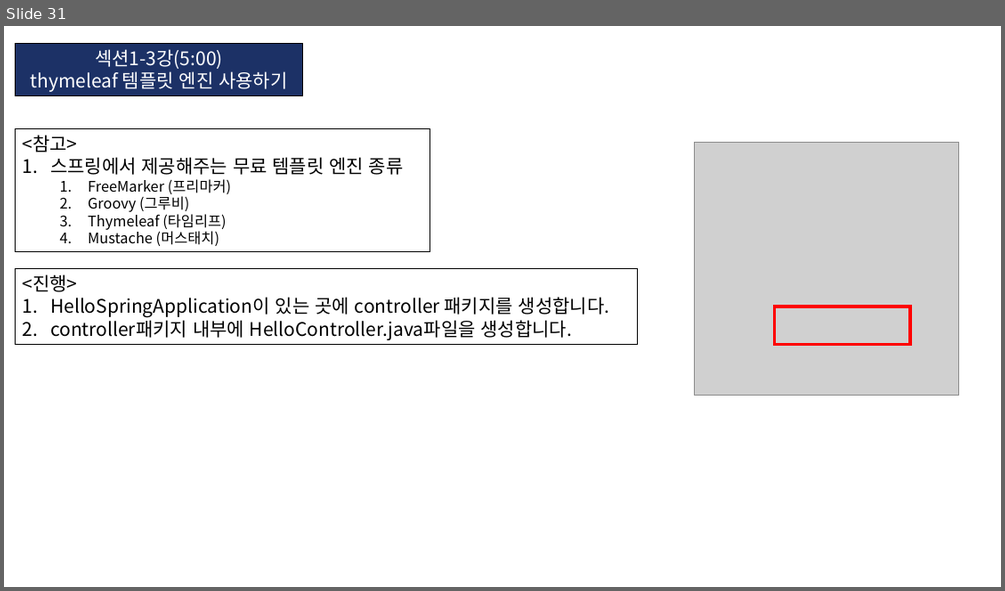
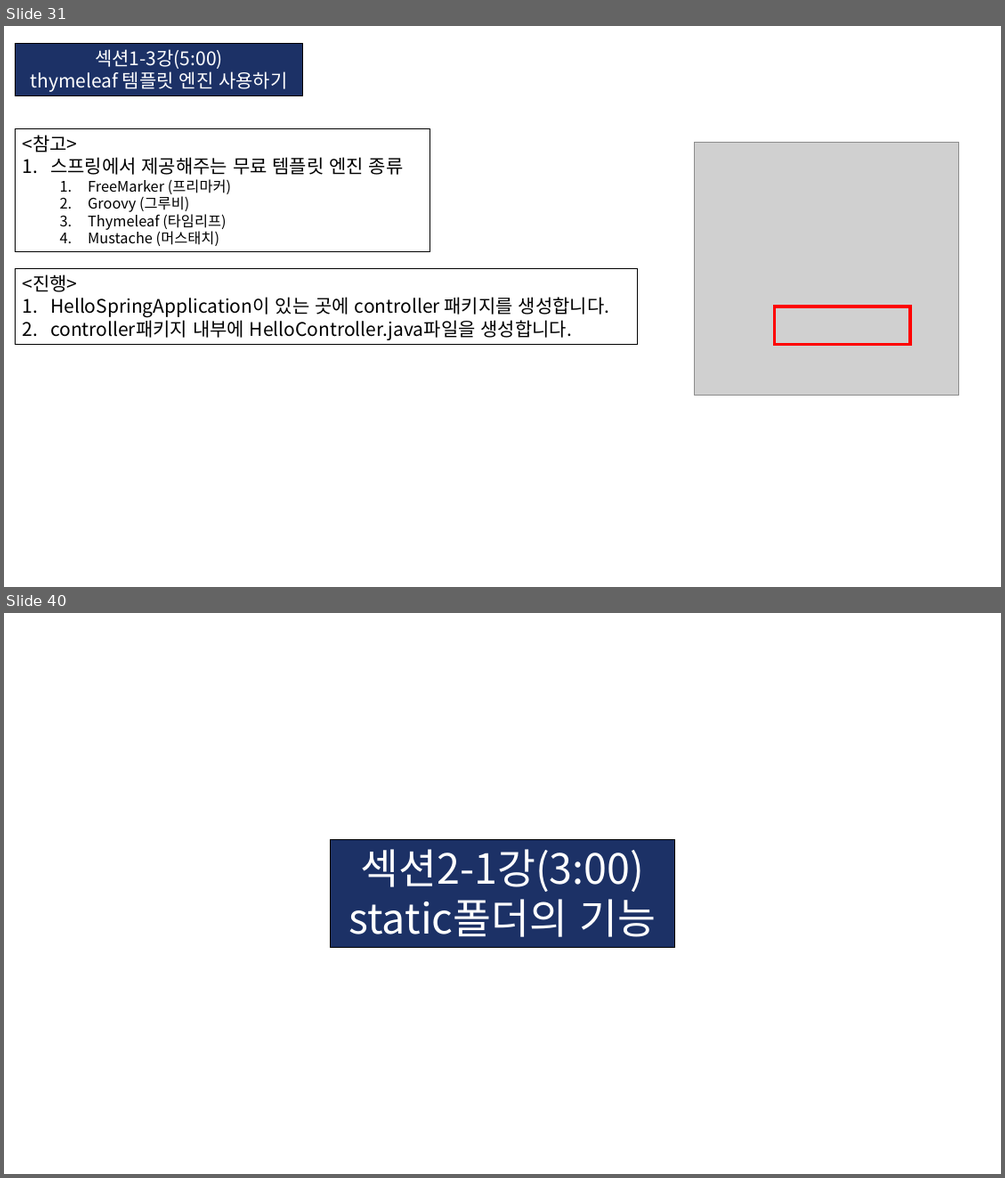
Before and after one commit to KIM-BEOMSOO/study, a slide deck: 00.공부 정리(최종)/12.Spring-Boot/03.인프런_김영한_스프링 입문/01.인프런_깅영한_Spring-Boot.pptx. Shown one above the other, each under a label of ours: slide 31 before the commit, slides 31 and 40 after it; the slides between them are not shown. The pictures are 1005x591 and 1005x1178 pixels, drawn with LibreOffice and Linux fonts; fonts in the diff are those of the drawing; grey boxes stand for pictures. Boxes give left, top, right and bottom in pixels: in the first picture for what was removed or moved away, otherwise in the second. Text is boxed around its words. In the diff, an @@ line names an element or a change of style, - is before the commit and + after.

```diff
--- a/00.공부 정리(최종)/12.Spring-Boot/03.인프런_김영한_스프링 입문/01.인프런_깅영한_Spring-Boot.pptx
+++ b/00.공부 정리(최종)/12.Spring-Boot/03.인프런_김영한_스프링 입문/01.인프런_깅영한_Spring-Boot.pptx
@@ slide 40 added at (x1=4, y1=613, x2=1001, y2=1174), background #FFFFFF @@
@@ rectangle added at (x1=330, y1=840, x2=675, y2=948), fill #1C3166, outline #000000 0.75 pt, 40 pt, text #FFFFFF @@
+섹션2-1강(3:00)
+static폴더의 기능
```
Also in this commit, not shown: 2 slides changed, 22 other slides added.
